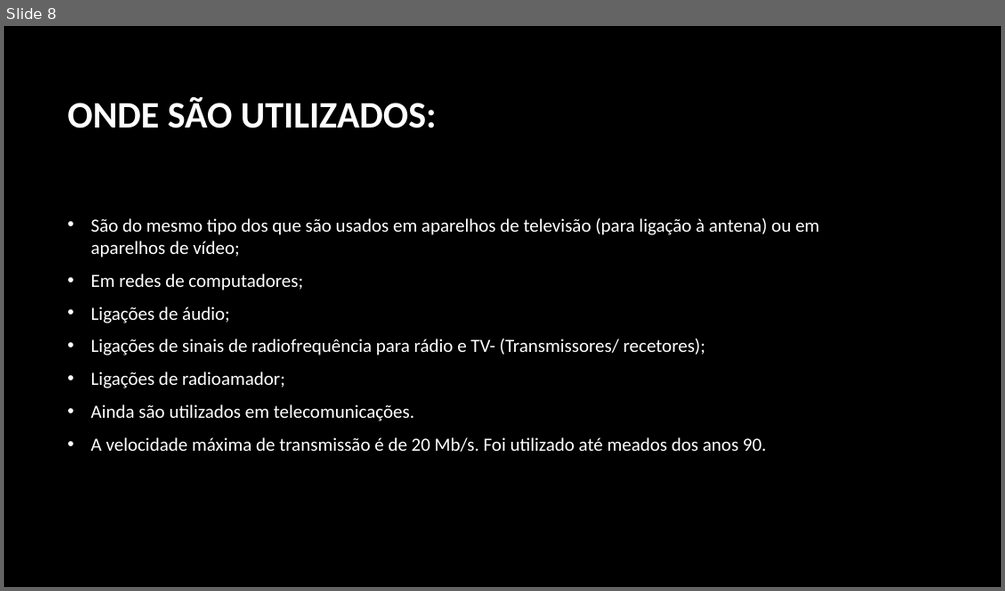
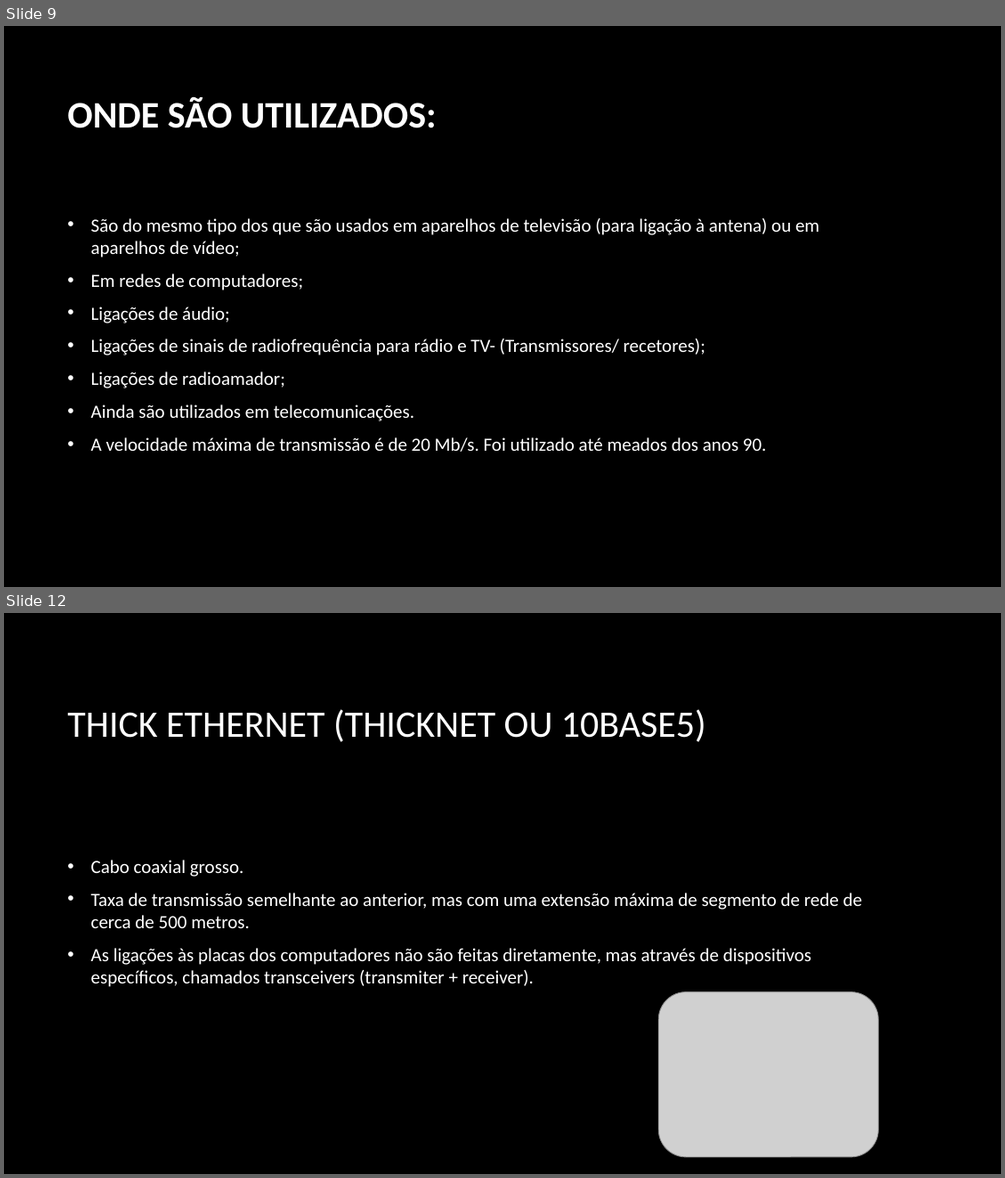
Before and after one commit to RosaFernandes/RosaFernandes, a slide deck: Trabalho pratico.pptx. Shown one above the other, each under a label of ours: slide 8 before the commit, slides 9 and 12 after it; the slides between them are not shown. The pictures are 1005x591 and 1005x1178 pixels, drawn with LibreOffice and Linux fonts; fonts in the diff are those of the drawing; grey boxes stand for pictures; background and template pictures are left out. Boxes give left, top, right and bottom in pixels: in the first picture for what was removed or moved away, otherwise in the second. Text is boxed around its words. In the diff, an @@ line names an element or a change of style, - is before the commit and + after.

```diff
--- a/Trabalho pratico.pptx
+++ b/Trabalho pratico.pptx
@@ slide 12 added at (x1=4, y1=613, x2=1001, y2=1174), background picture (left out) @@
@@ title added at (x1=67, y1=709, x2=706, y2=742), 36 pt, text #FFFFFF @@
+THICK ETHERNET (THICKNET OU 10BASE5)
@@ text added at (x1=91, y1=860, x2=862, y2=987), 18 pt, text #FFFFFF @@
+• Cabo coaxial grosso.
+• Taxa de transmissão semelhante ao anterior, mas com uma extensão máxima de segmento de rede de cerca de 500 metros.
+• As ligações às placas dos computadores não são feitas diretamente, mas através de dispositivos específicos, chamados transceivers (transmiter + receiver).
@@ picture added at (x1=658, y1=992, x2=878, y2=1158) @@
@@ what was slide 8 is now slide 9 @@
```
Also in this commit, not shown: 3 slides changed, 14 other slides added, 1 other file.
